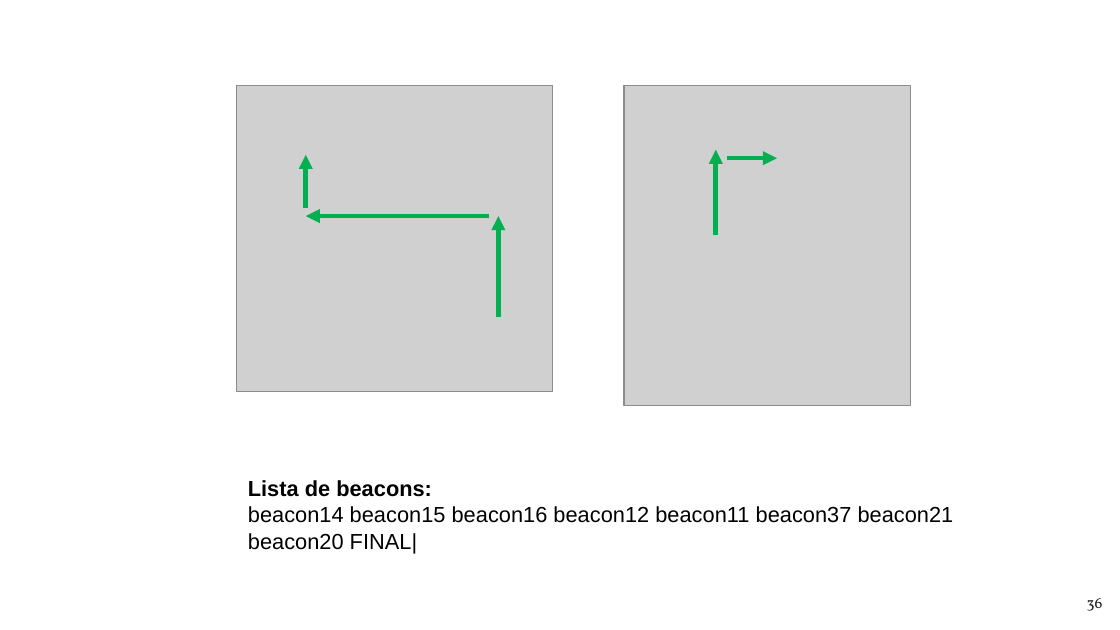
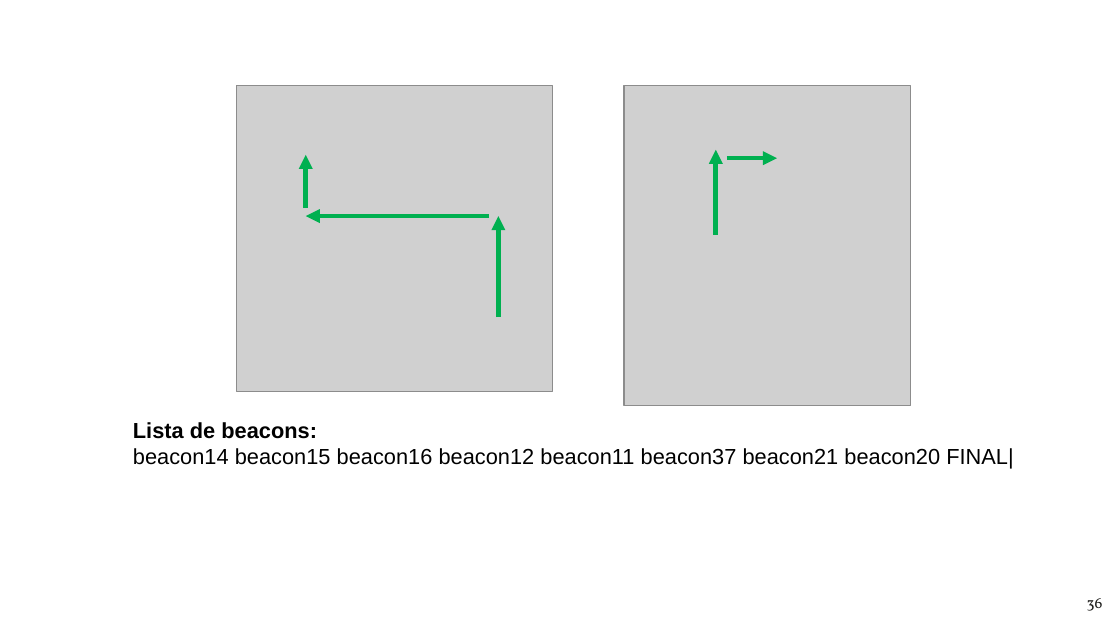
Before and after one commit to NILGroup/TFG-1920-DiscapacidadVisual, a slide deck: slide 36 of Defensa/Viola · SlidesCarnival_DiaposBelen.pptx. Drawn at 1120x630 pixels with LibreOffice and Linux fonts; fonts in the diff are those of the drawing; grey boxes stand for pictures. Boxes give left, top, right and bottom in pixels: in the first picture for what was removed or moved away, otherwise in the second. Text is boxed around its words. In the diff, an @@ line names an element or a change of style, - is before the commit and + after.

```diff
--- a/Defensa/Viola · SlidesCarnival_DiaposBelen.pptx
+++ b/Defensa/Viola · SlidesCarnival_DiaposBelen.pptx
@@ text "Lista de beacons:" rewrapped from [248,480,954,553] to [133,422,1013,469] @@
```
Also in this commit, not shown: 9 other slides changed, 6 slides added, 1 other file.
